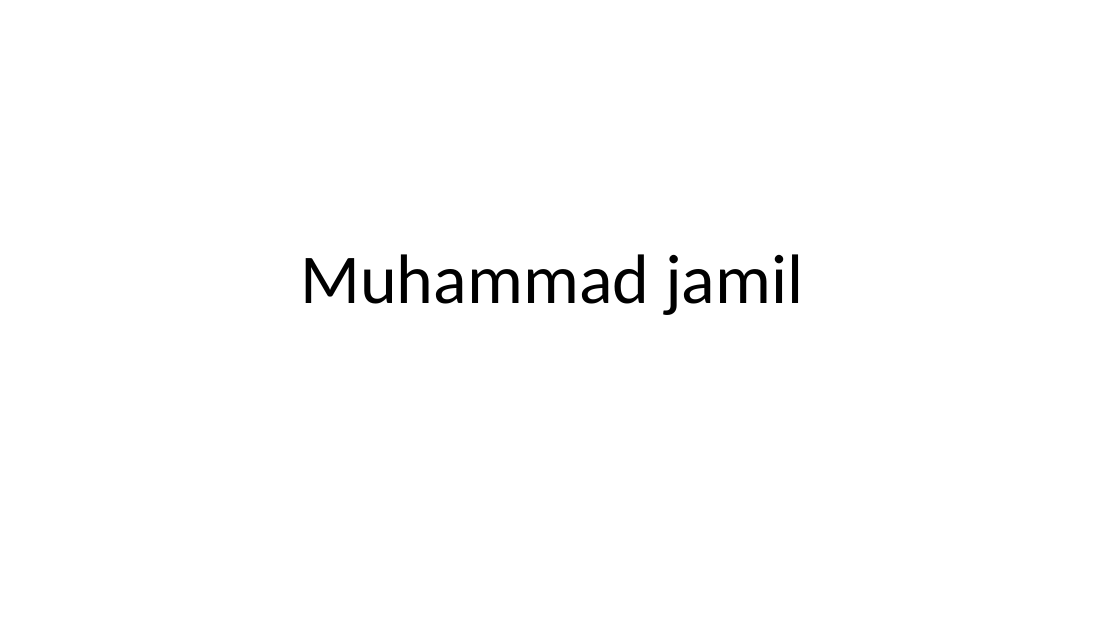
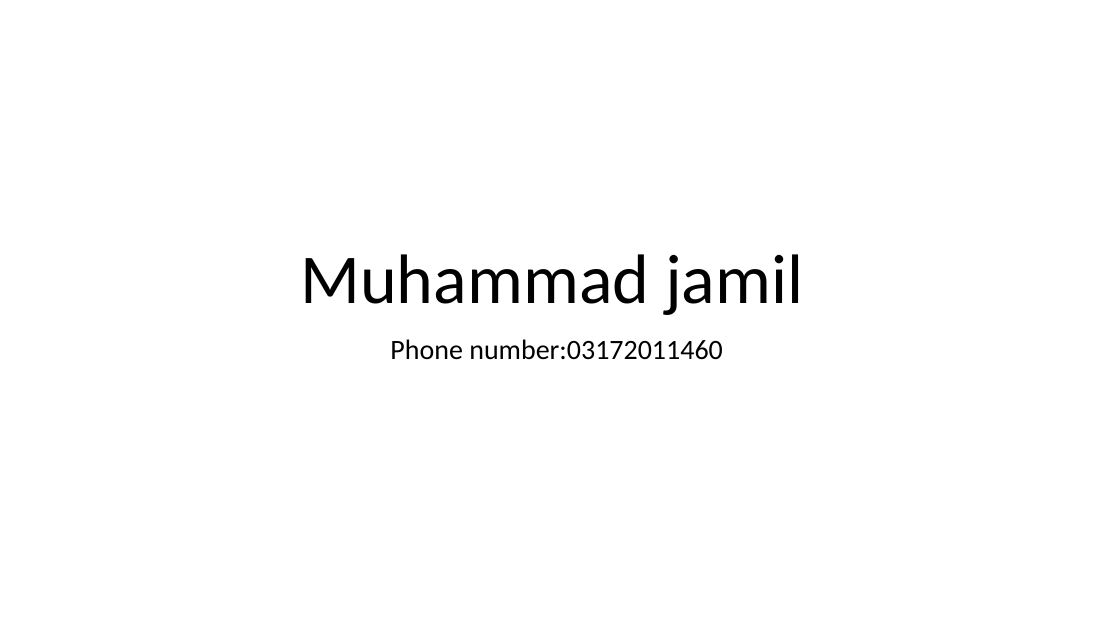
Before and after one commit to muhammadjamil13/muhammad-jamil, a slide deck: slide 1 of power point.pptx. Drawn at 1120x630 pixels with LibreOffice and Linux fonts; fonts in the diff are those of the drawing. Boxes give left, top, right and bottom in pixels: in the first picture for what was removed or moved away, otherwise in the second. Text is boxed around its words. In the diff, an @@ line names an element or a change of style, - is before the commit and + after.

Commit message:
third message

```diff
--- a/power point.pptx
+++ b/power point.pptx
@@ subtitle added at box(390, 339, 723, 360), 24 pt, text #000000 @@
+Phone number:03172011460
```
